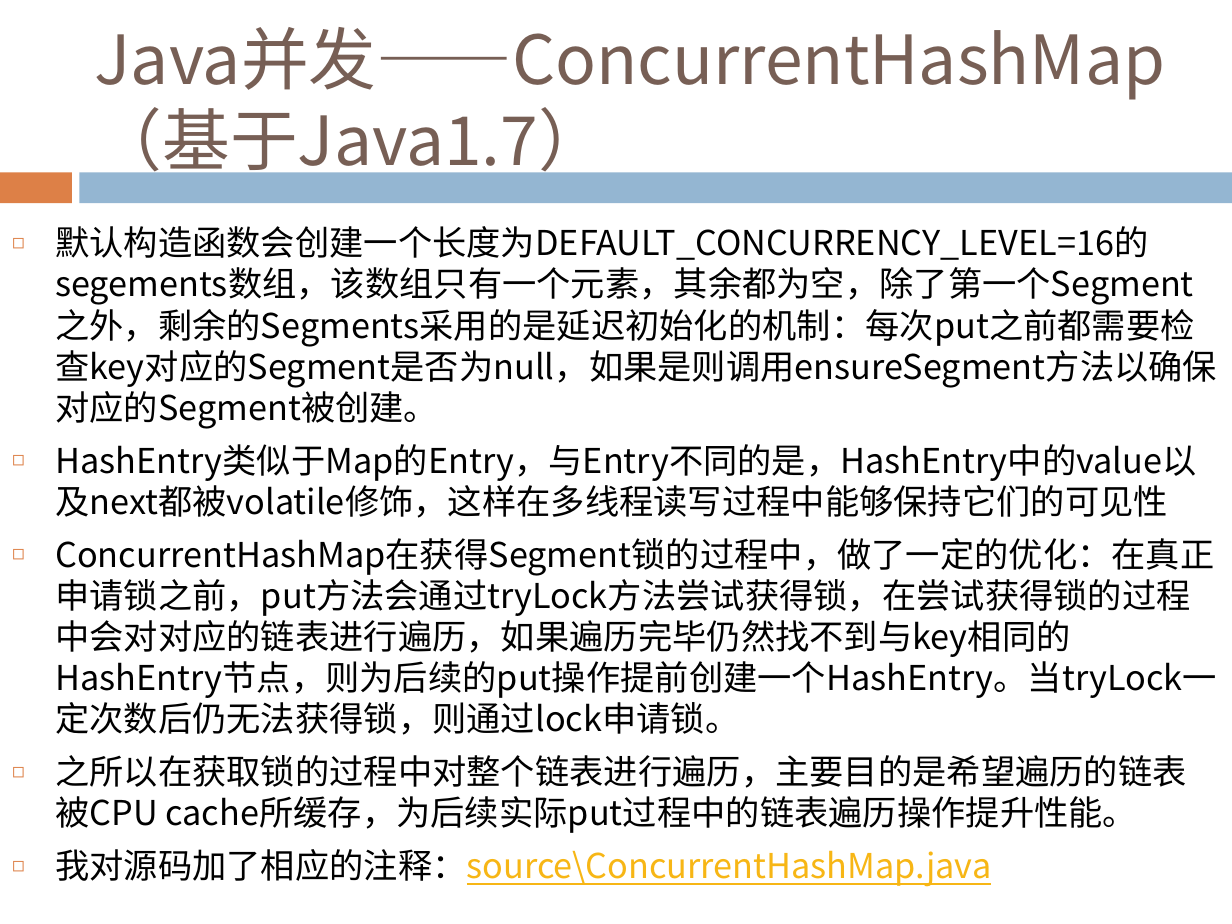
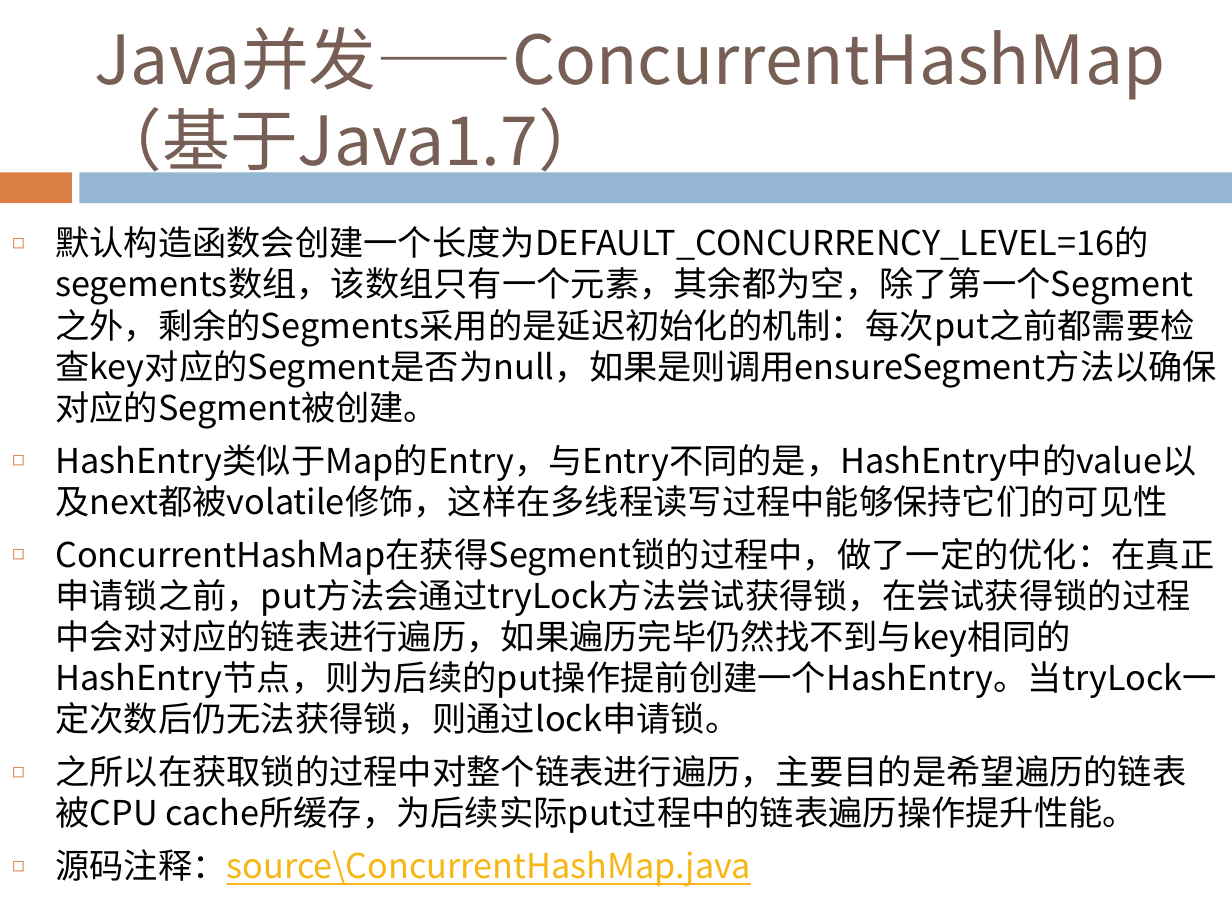
Before and after one commit to Costriod/study, a slide deck: slide 97 of Java基础.pptx. Drawn at 1232x924 pixels with LibreOffice and Linux fonts; fonts in the diff are those of the drawing. Boxes give left, top, right and bottom in pixels: in the first picture for what was removed or moved away, otherwise in the second. Text is boxed around its words. In the diff, an @@ line names an element or a change of style, - is before the commit and + after.

Commit message:
重新梳理java7和java8不同版本的ConcurrentHashMap底层源码实现机制

```diff
--- a/Java基础.pptx
+++ b/Java基础.pptx
@@ text at <box>55,849,751,887</box>: text changed @@
-◻ 我对源码加了相应的注释：source\ConcurrentHashMap.java
+◻ 源码注释：source\ConcurrentHashMap.java
```
Also in this commit, not shown: 5 other slides changed, 4 other files.
